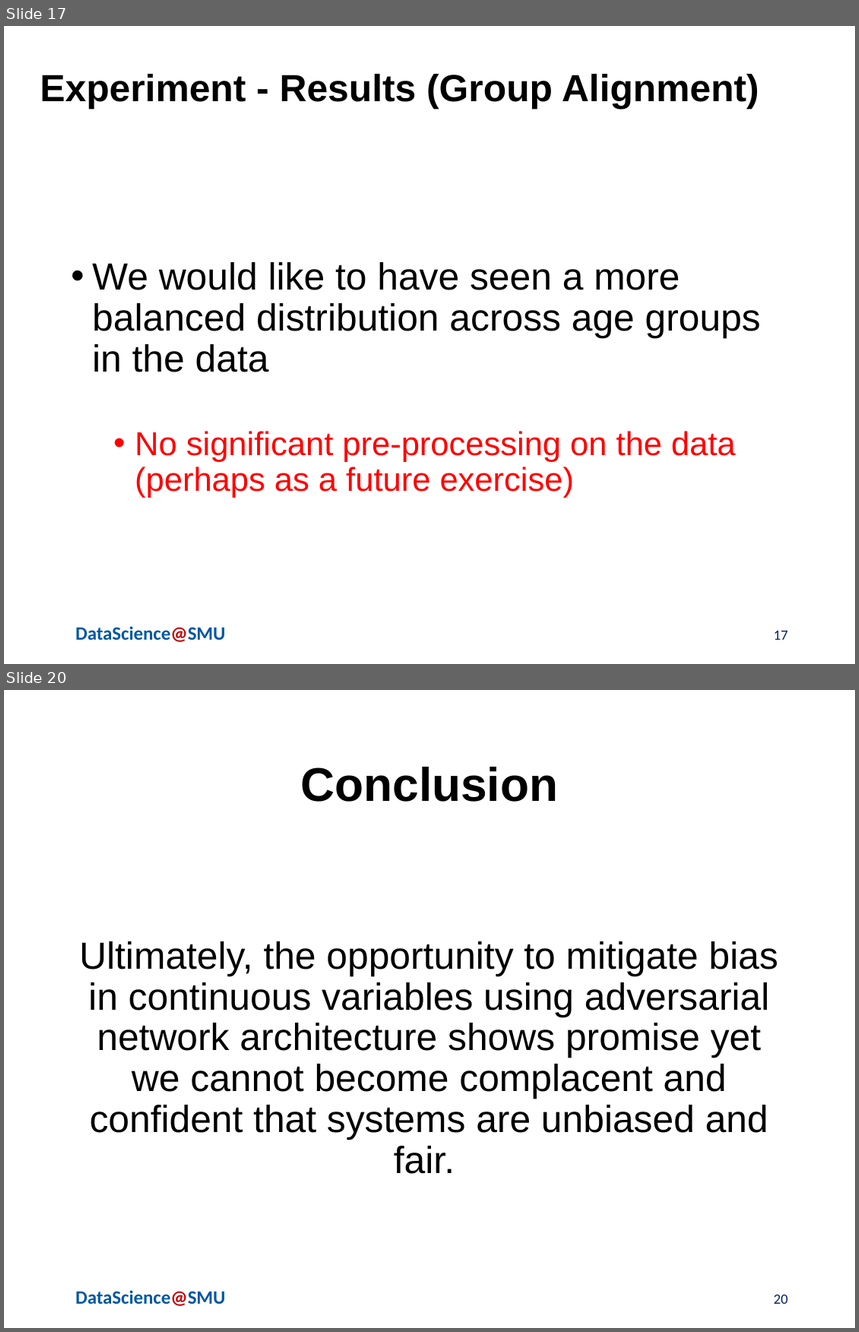
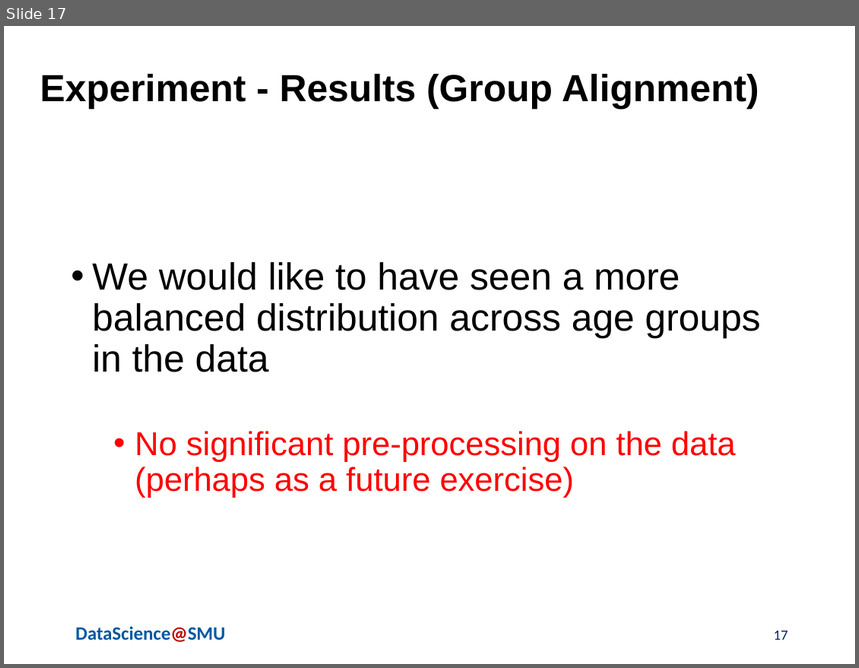
Before and after one commit to skhayden/Reducing-Age-Bias-in-Machine-Learning-An-Algorithmic-Approach, a slide deck: AdversarialBiasPresentation Steven+Solange+Nicole.pptx. Shown one above the other, each under a label of ours: slides 17 and 20 before the commit, slide 17 after it; the slides between them are not shown. The pictures are 859x1332 and 859x668 pixels, drawn with LibreOffice and Linux fonts; fonts in the diff are those of the drawing; background and template pictures are left out. Boxes give left, top, right and bottom in pixels: in the first picture for what was removed or moved away, otherwise in the second. Text is boxed around its words. In the diff, an @@ line names an element or a change of style, - is before the commit and + after.

```diff
--- a/AdversarialBiasPresentation Steven+Solange+Nicole.pptx
+++ b/AdversarialBiasPresentation Steven+Solange+Nicole.pptx
@@ slide 20 removed at (4,690,855,1328), background #FFFFFF; not listed: 1 template element that a slide beside it also shows @@
@@ title removed at (301,767,558,802) @@
-Conclusion
@@ text removed at (79,942,778,1174) @@
-Ultimately, the opportunity to mitigate bias in continuous variables using adversarial network architecture shows promise yet we cannot become complacent and confident that systems are unbiased and fair.
@@ page number removed at (774,1295,788,1304) @@
-20
```
Also in this commit, not shown: 2 slides changed, 2 slides added, 1 other slide removed, 1 other file.
